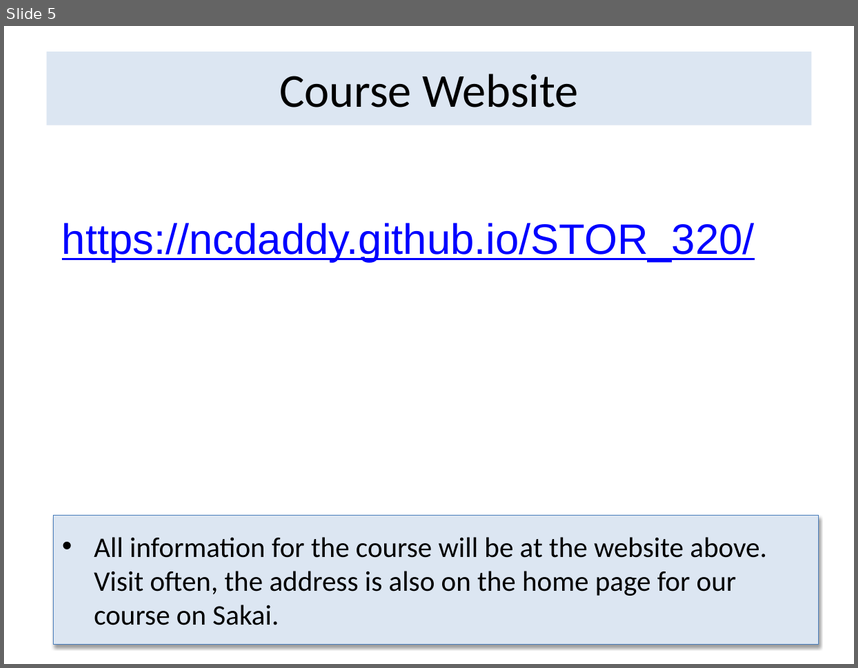
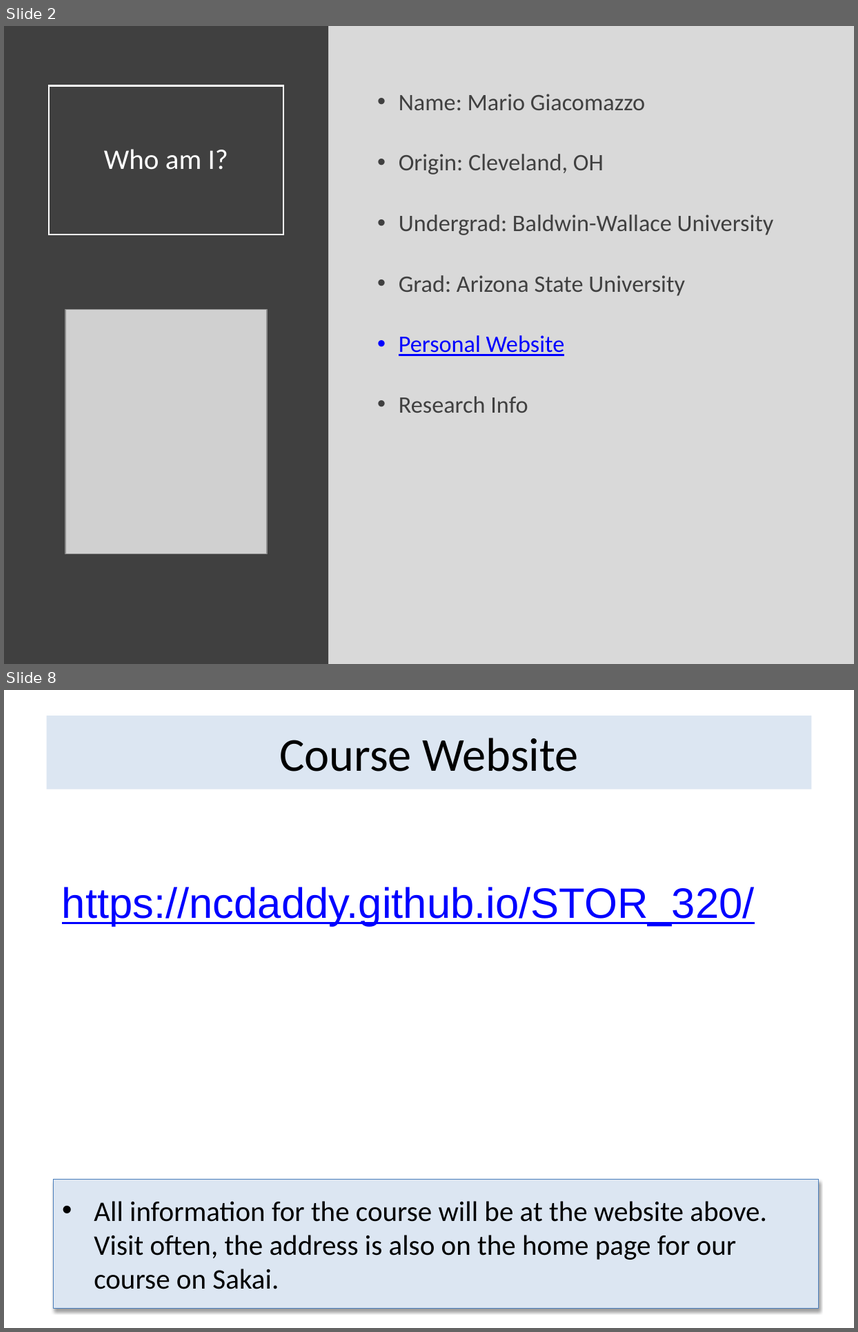
Before and after one commit to Yixf-Self/STOR320_WEBSITE, a slide deck: Lectures/Lecture 1/STOR 320 Lecture 1.pptx. Shown one above the other, each under a label of ours: slide 5 before the commit, slides 2 and 8 after it; the slides between them are not shown. The pictures are 858x668 and 858x1332 pixels, drawn with LibreOffice and Linux fonts; fonts in the diff are those of the drawing; grey boxes stand for pictures. Boxes give left, top, right and bottom in pixels: in the first picture for what was removed or moved away, otherwise in the second. Text is boxed around its words. In the diff, an @@ line names an element or a change of style, - is before the commit and + after.

```diff
--- a/Lectures/Lecture 1/STOR 320 Lecture 1.pptx
+++ b/Lectures/Lecture 1/STOR 320 Lecture 1.pptx
@@ slide 2 added at (4, 26, 854, 664), background #D9D9D9 @@
@@ rectangle added at (4, 26, 329, 664), fill #404040 @@
@@ title added at (49, 85, 283, 234), outline #FFFFFF 1.5 pt, 24 pt, text #FFFFFF @@
+Who am I?
@@ text added at (399, 94, 774, 412), 20 pt, text #404040 @@
+• Name: Mario Giacomazzo
+• Origin: Cleveland, OH
+• Undergrad: Baldwin-Wallace University
+• Grad: Arizona State University
+• Personal Website
+• Research Info
@@ picture added at (65, 309, 267, 553) @@
@@ what was slide 5 is now slide 8 @@
```
Also in this commit, not shown: 1 slide changed, 5 other slides added, 3 slides removed, 1 other file.
